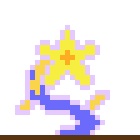
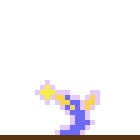
The second (140, 140) image is a revision of the first. Changes to its layers:
hid "Starfruit 4" over [15, 25, 110, 135]
showed "Starfruit 2", painted on it over [35, 80, 100, 135]
